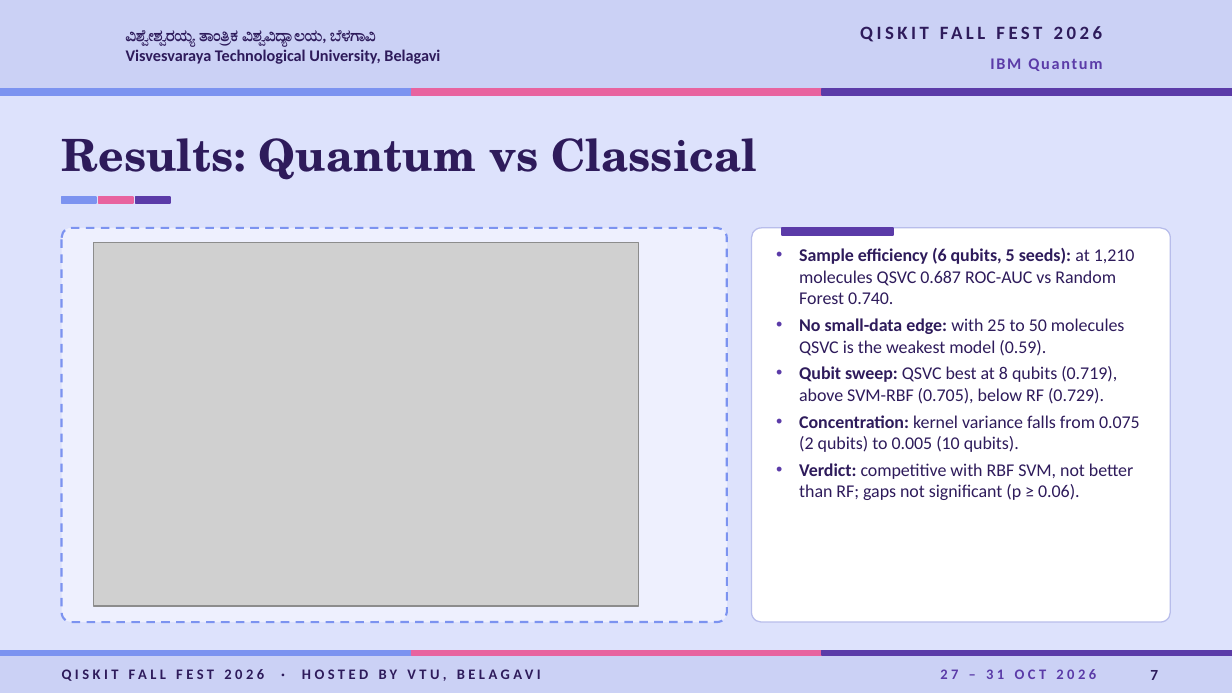
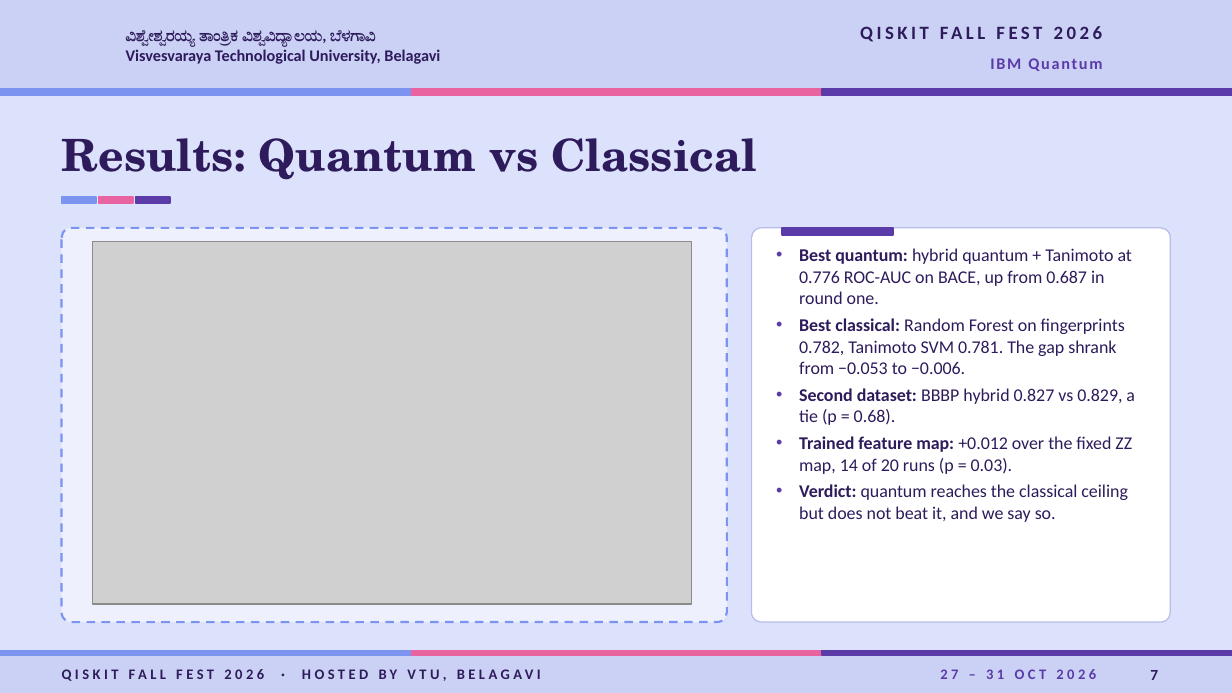
Before and after one commit to shubhodeepcx/QuDock, a slide deck: slide 7 of docs/VTU-QFF-HC-0140.pptx. Drawn at 1232x693 pixels with LibreOffice and Linux fonts; fonts in the diff are those of the drawing; grey boxes stand for pictures; background and template pictures are left out. Boxes give left, top, right and bottom in pixels: in the first picture for what was removed or moved away, otherwise in the second. Text is boxed around its words. In the diff, an @@ line names an element or a change of style, - is before the commit and + after.

```diff
--- a/docs/VTU-QFF-HC-0140.pptx
+++ b/docs/VTU-QFF-HC-0140.pptx
@@ picture: place and size @@
-picture at box(94, 243, 638, 606)
+picture at box(92, 241, 691, 604)
@@ text at box(799, 248, 1135, 522): text changed @@
-• Sample efficiency (6 qubits, 5 seeds): at 1,210 molecules QSVC 0.687 ROC-AUC vs Random Forest 0.740.
-• No small-data edge: with 25 to 50 molecules QSVC is the weakest model (0.59).
-• Qubit sweep: QSVC best at 8 qubits (0.719), above SVM-RBF (0.705), below RF (0.729).
-• Concentration: kernel variance falls from 0.075 (2 qubits) to 0.005 (10 qubits).
-• Verdict: competitive with RBF SVM, not better than RF; gaps not significant (p ≥ 0.06).
+• Best quantum: hybrid quantum + Tanimoto at 0.776 ROC-AUC on BACE, up from 0.687 in round one.
+• Best classical: Random Forest on fingerprints 0.782, Tanimoto SVM 0.781. The gap shrank from −0.053 to −0.006.
+• Second dataset: BBBP hybrid 0.827 vs 0.829, a tie (p = 0.68).
+• Trained feature map: +0.012 over the fixed ZZ map, 14 of 20 runs (p = 0.03).
+• Verdict: quantum reaches the classical ceiling but does not beat it, and we say so.
```
Also in this commit, not shown: 8 other slides changed, 1 slide added, 1 other file.
